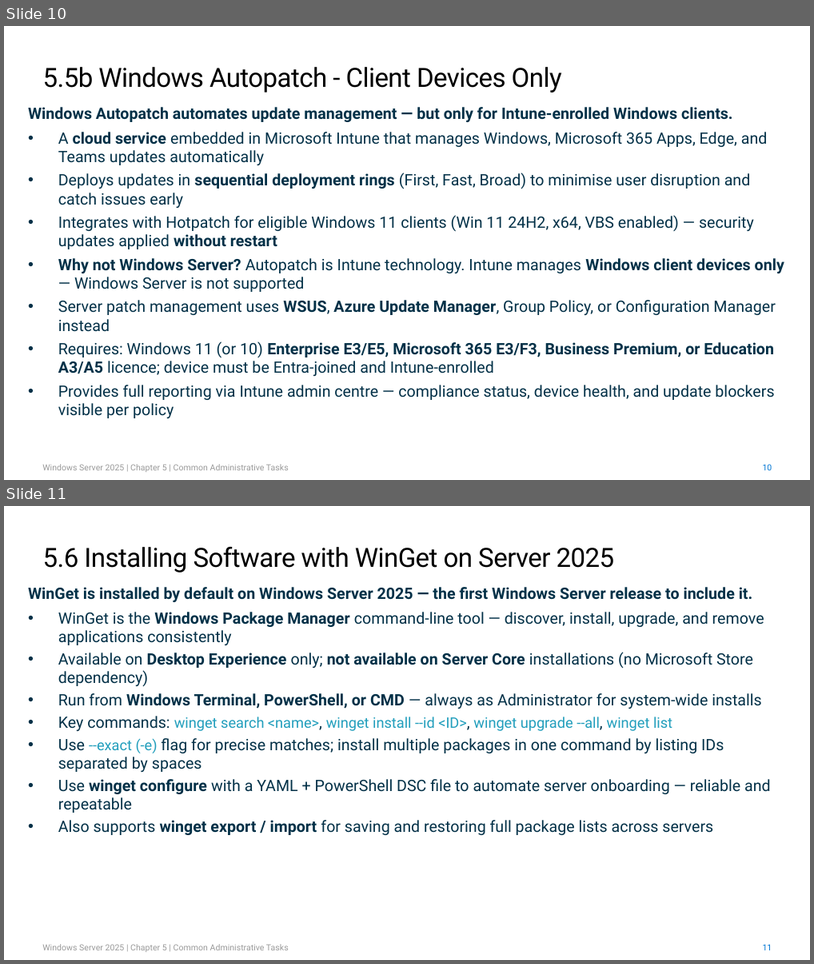
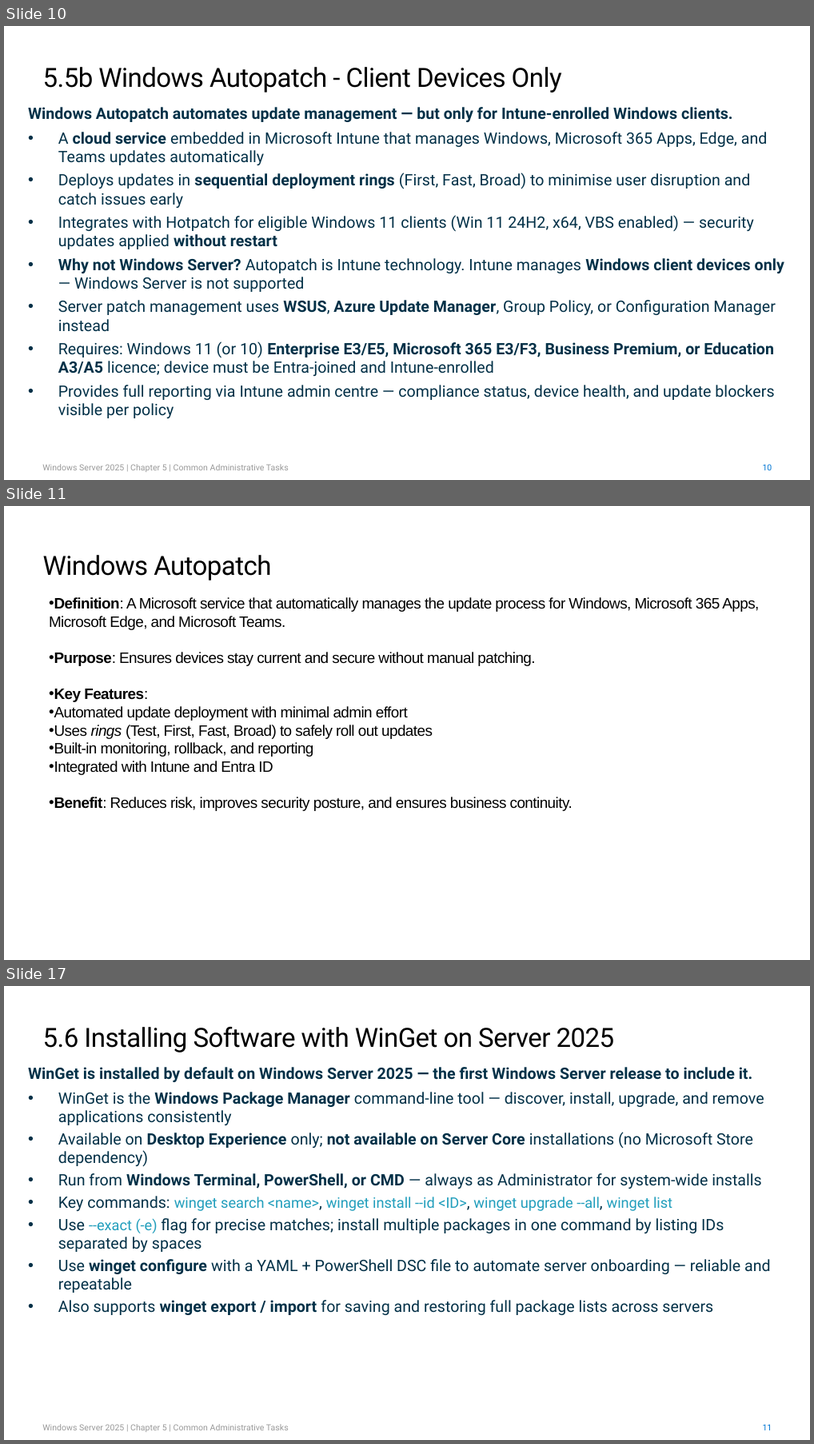
Before and after one commit to kramit/Windows-Server-2025-Course-Labs, a slide deck: FinalOutput/Chapter 5 Common Administrative Tasks - Master Template.pptx. Shown one above the other, each under a label of ours: slides 10 and 11 before the commit, slides 10, 11 and 17 after it; the slides between them are not shown. The pictures are 814x964 and 814x1444 pixels, drawn with LibreOffice and Linux fonts; fonts in the diff are those of the drawing. Boxes give left, top, right and bottom in pixels: in the first picture for what was removed or moved away, otherwise in the second. Text is boxed around its words. In the diff, an @@ line names an element or a change of style, - is before the commit and + after.

Commit message:
changes to ppt 5

```diff
--- a/FinalOutput/Chapter 5 Common Administrative Tasks - Master Template.pptx
+++ b/FinalOutput/Chapter 5 Common Administrative Tasks - Master Template.pptx
@@ slide 11 added at (4,506,810,960), background #FFFFFF @@
@@ title added at (43,555,271,580), 23.5 pt, text #000000 @@
+Windows Autopatch
@@ text added at (49,597,759,811), 13.5 pt, text #000000 @@
+• Definition: A Microsoft service that automatically manages the update process for Windows, Microsoft 365 Apps, Microsoft Edge, and Microsoft Teams.
+• Purpose: Ensures devices stay current and secure without manual patching.
+• Key Features:
+• Automated update deployment with minimal admin effort
+• Uses rings (Test, First, Fast, Broad) to safely roll out updates
+• Built-in monitoring, rollback, and reporting
+• Integrated with Intune and Entra ID
+• Benefit: Reduces risk, improves security posture, and ensures business continuity.
@@ what was slide 11 is now slide 17 @@
```
Also in this commit, not shown: 5 other slides added.
